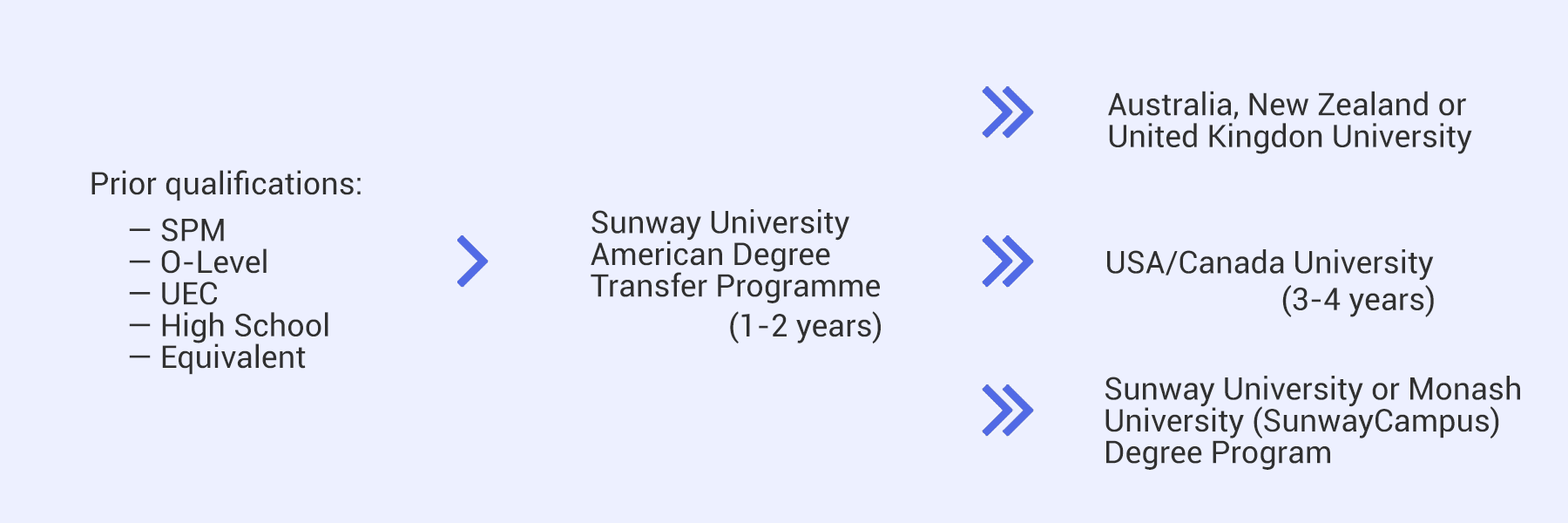
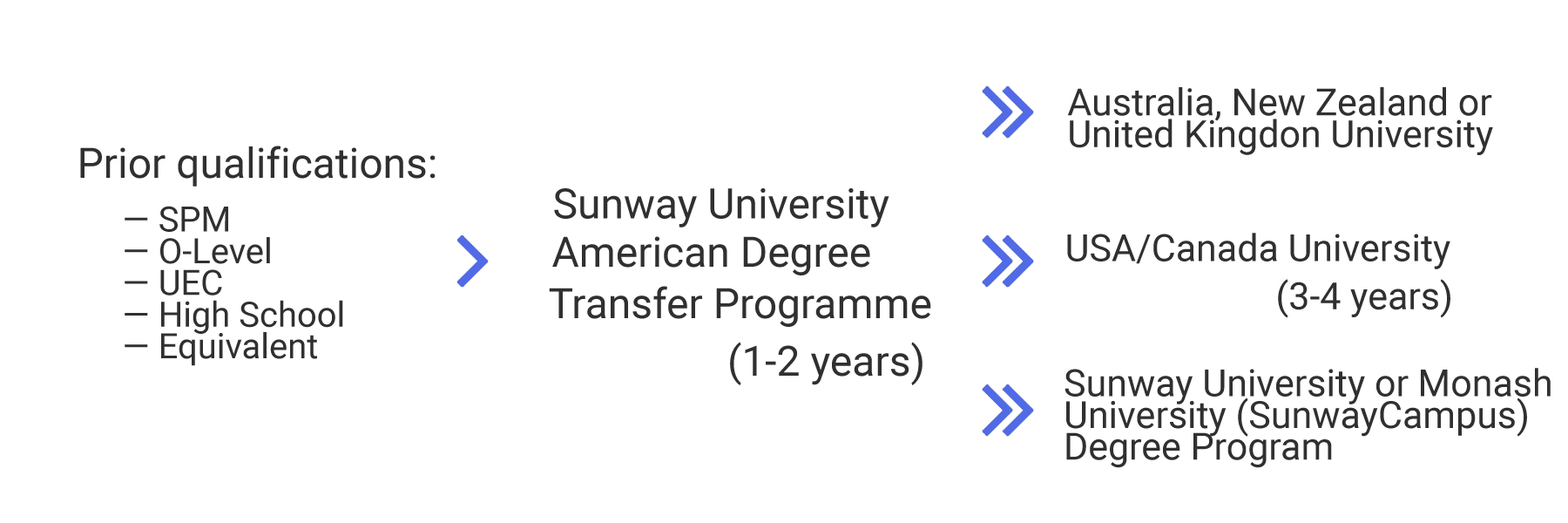
Comparing the layer stacks of the two 1568x523 images. Changes:
painted on "— SPM — O-Level — UEC — High School — Equivalent" over [124, 205, 344, 375]
painted on "(3-4 years)" over [1277, 278, 1451, 318]
painted on "Australia, New Zealand or United Kingdon University" over [1067, 87, 1494, 156]
painted on "Sunway University or Monash University (SunwayCampus) Degree P" over [1064, 367, 1551, 470]
painted on "USA/Canada University" over [1067, 232, 1451, 281]
painted on "(1-2 years)" over [729, 310, 923, 386]
added layer "American Degree" above "Transfer Programme" over [552, 236, 871, 276]
added layer "Transfer Programme" above "Sunway University" over [548, 285, 932, 327]
renamed "Sunway University American Degree Transfer Programme" to "Sunway University", painted on it over [554, 188, 890, 304]
painted on "Prior qualifications:" over [80, 145, 436, 202]
hid "Background" over [0, 0, 1568, 523]
